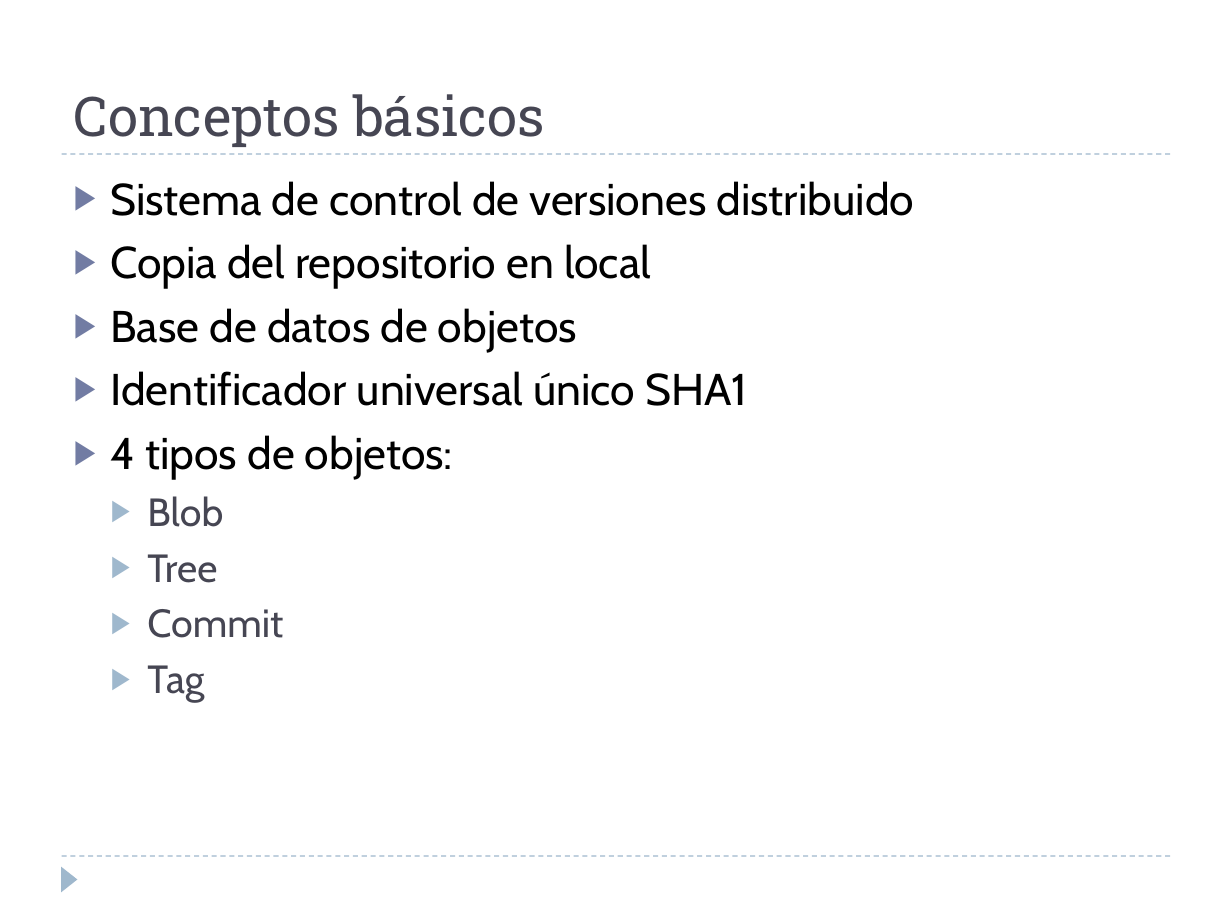
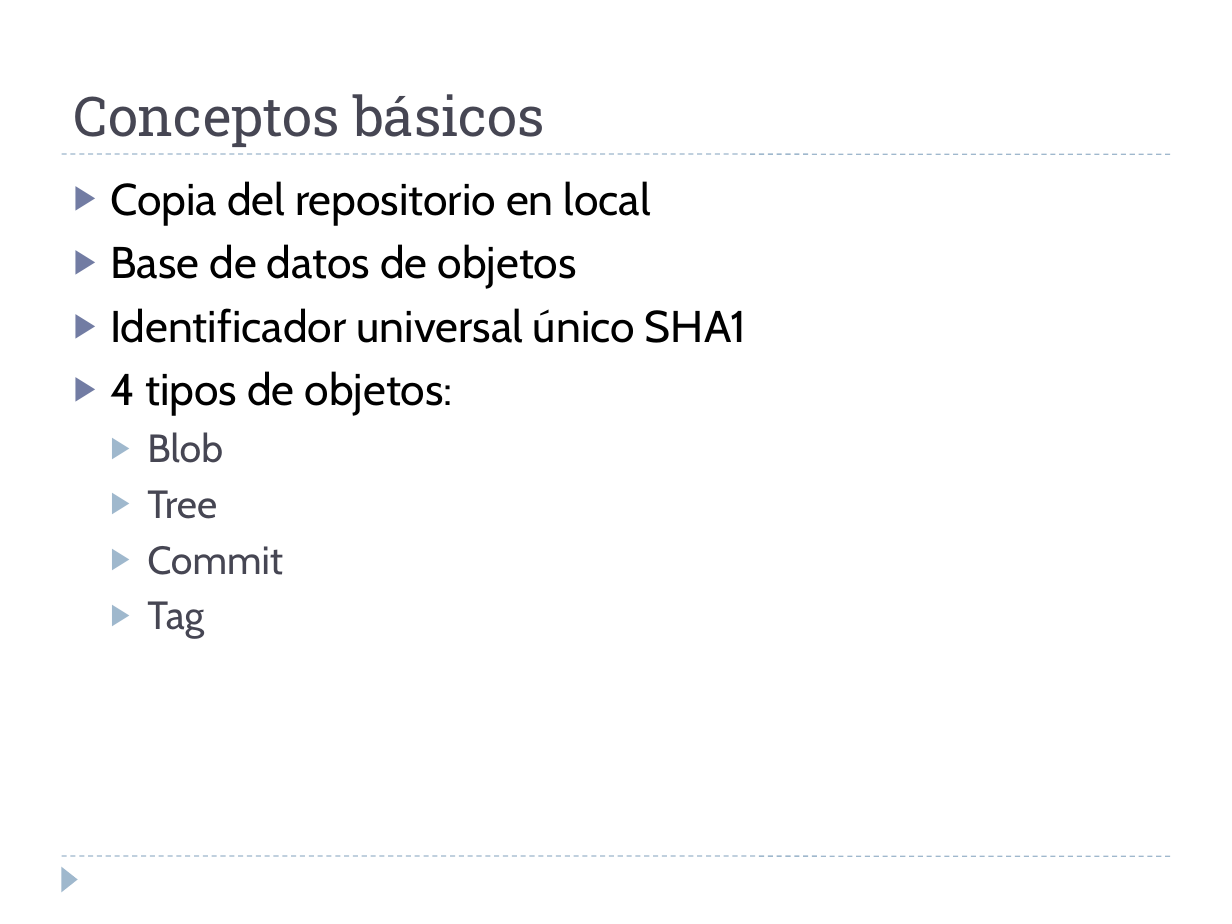
Before and after one commit to martina-if/curso_git, a slide deck: slide 4 of GIT.ppt (slide 3 before the commit). Drawn at 1232x924 pixels with LibreOffice and Linux fonts; fonts in the diff are those of the drawing. Boxes give left, top, right and bottom in pixels: in the first picture for what was removed or moved away, otherwise in the second. Text is boxed around its words. In the diff, an @@ line names an element or a change of style, - is before the commit and + after.

```diff
--- a/GIT.ppt
+++ b/GIT.ppt
@@ text at box(110, 181, 914, 216): paragraph removed @@
-▶ Sistema de control de versiones distribuido
```
Also in this commit, not shown: 9 other slides changed, 13 slides added.
